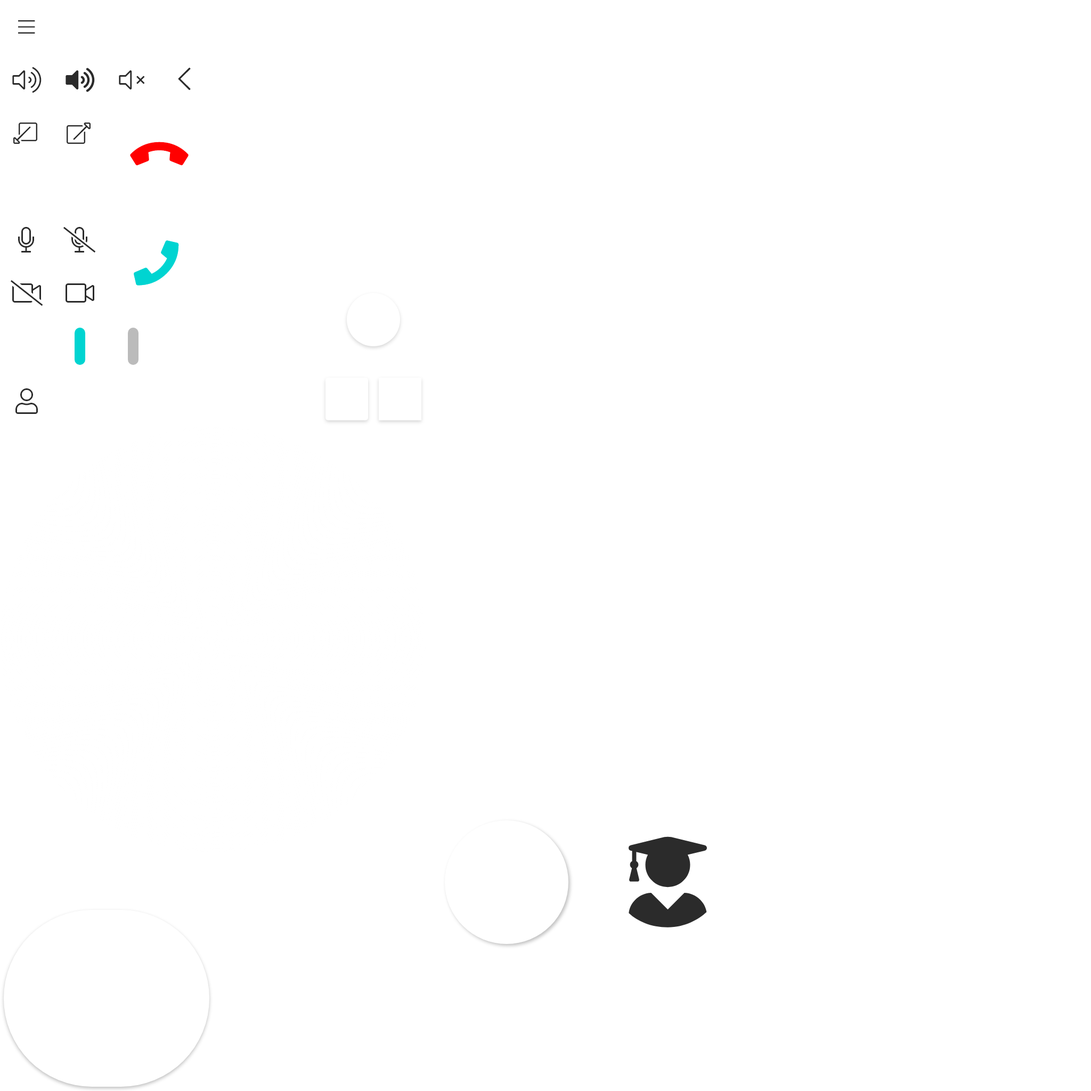
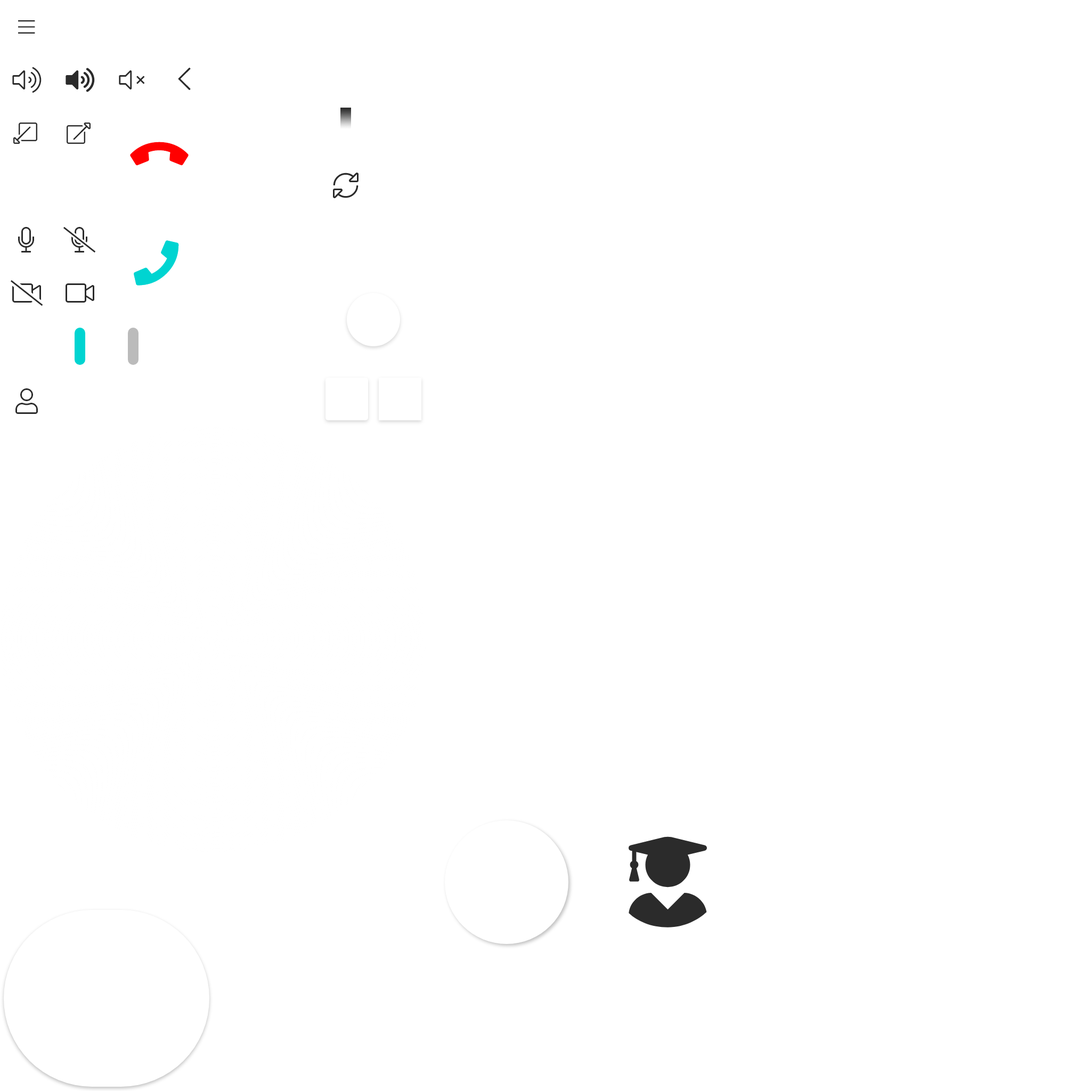
Revision of a layered (1091, 1091) image; what changed, layer by layer:
added layer "Rectangle 1" over [340, 107, 352, 129]
added layer (unnamed layer) (2nd of 3) over [333, 172, 359, 199]
